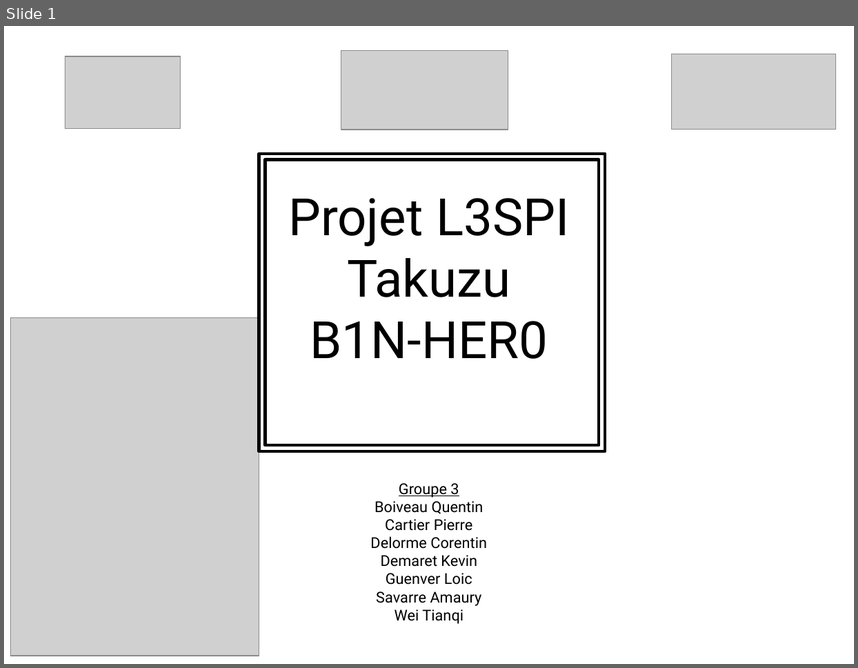
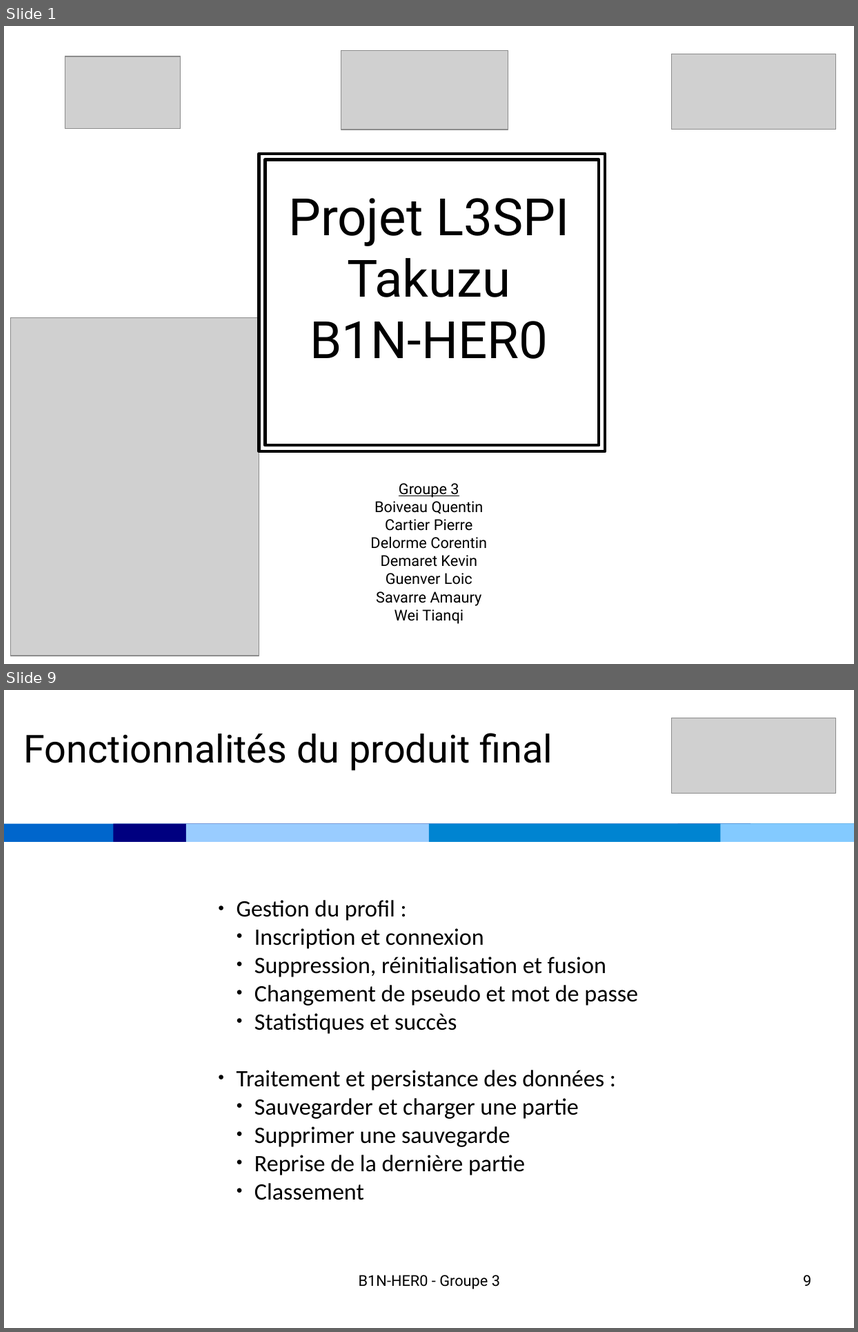
Before and after one commit to CartierPierre/B1N-HER0, a slide deck: soutenance.odp. Shown one above the other, each under a label of ours: slide 1 before the commit, slides 1 and 9 after it; the slides between them are not shown. The pictures are 858x668 and 858x1332 pixels, drawn with LibreOffice and Linux fonts; fonts in the diff are those of the drawing; grey boxes stand for pictures. Boxes give left, top, right and bottom in pixels: in the first picture for what was removed or moved away, otherwise in the second. Text is boxed around its words. In the diff, an @@ line names an element or a change of style, - is before the commit and + after.

```diff
--- a/soutenance.odp
+++ b/soutenance.odp
@@ slide 9 added at box(4, 690, 854, 1328), background #FFFFFF @@
@@ picture added at box(672, 718, 836, 793) @@
@@ text added at box(24, 733, 553, 771), 36 pt, text #000000 @@
+Fonctionnalités du produit final
@@ rectangle added at box(4, 823, 854, 842), fill #0066CC @@
@@ rectangle added at box(114, 823, 751, 842), fill #000080 @@
@@ rectangle added at box(186, 823, 678, 842), fill #99CCFF @@
@@ rectangle added at box(429, 823, 854, 842), fill #0084D1 @@
@@ rectangle added at box(721, 823, 854, 842), fill #83CAFF @@
@@ text added at box(237, 900, 638, 1200), 22 pt, text #000000 @@
+● Gestion du profil :
+  ● Inscription et connexion
+  ● Suppression, réinitialisation et fusion
+  ● Changement de pseudo et mot de passe
+  ● Statistiques et succès
+● Traitement et persistance des données :
+  ● Sauvegarder et charger une partie
+  ● Supprimer une sauvegarde
+  ● Reprise de la dernière partie
+  ● Classement
@@ text added at box(359, 1274, 500, 1289), 14 pt, text #000000 @@
+B1N-HER0 - Groupe 3
@@ page number added at box(803, 1274, 811, 1285), 14 pt, text #000000 @@
+9
```
Also in this commit, not shown: 8 other slides added, 3 slides removed, 1 other file.
